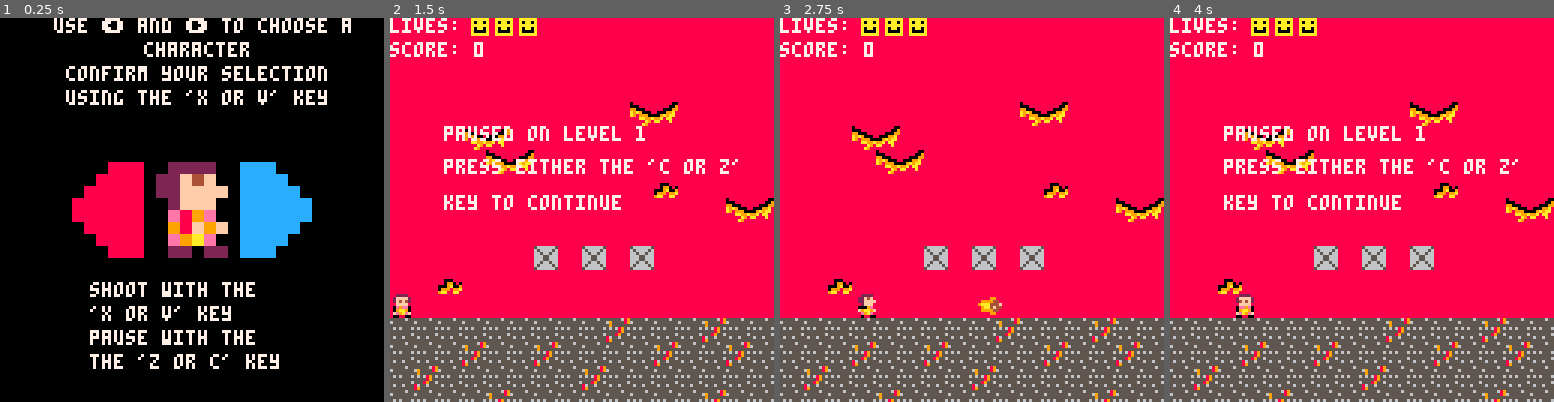
Above: before the commit, frames 1-4 (left to right).
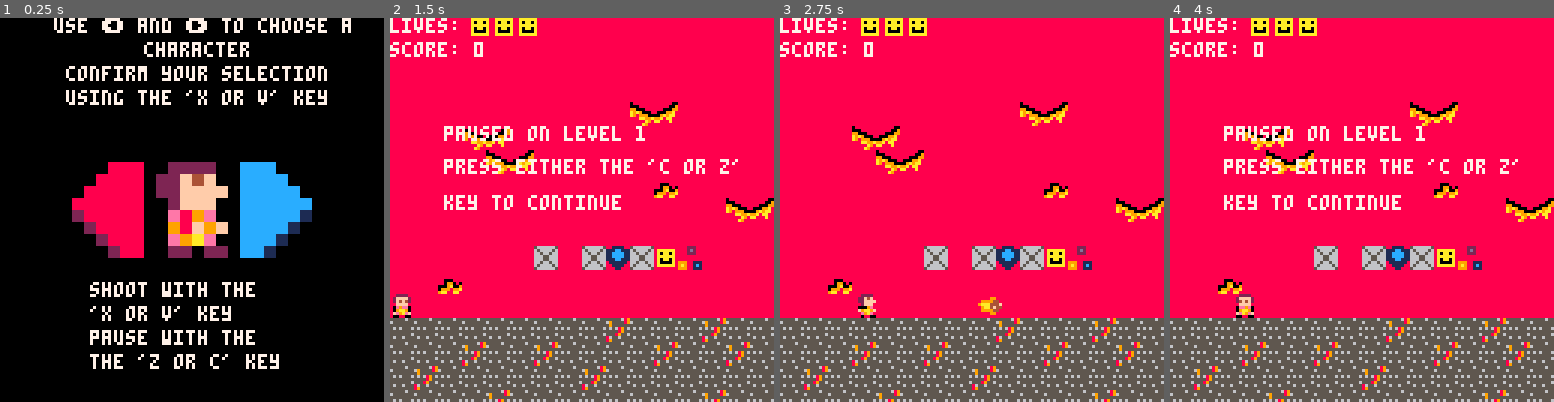
Above: after the commit, the same moments.

Repository: Chriswarkidd/Fall2018_GameDesign
Game: PICO-8 cartridge final.p8
Two runs of this game, one before a commit and one after it. Both use one fixed random seed, a clock stepped at 60 frames per second and the inputs below.
Inputs:
- Up to frame 1 (0.25 s): no input
- Up to frame 2 (1.5 s): tap X (X key) at 0.33, 1.07 s; tap O (Z key) at 0.7 s
- Up to frame 3 (2.75 s): hold Right 1.6-2.1 s; tap O (Z key) at 1.7, 2.1, 2.5 s; tap X (X key) at 1.85 s; hold Up 2.15-2.42 s; hold Right from 2.47 s (still down)
- Up to frame 4 (4 s): tap O (Z key) at 2.9, 3.3, 3.7 s; tap X (X key) at 2.97 s; release Right at 3.03 s; hold Left 3.08-3.58 s

The runs differ from the first frame. In frame 1, 0.8% of the frame differs, in the area x 18-82%, y 50-63%; in frame 2, 0.7%; in frame 3, 0.7%; in frame 4, 0.7%.

Commit message:
Update final.p8

Diff:
--- a/final.p8
+++ b/final.p8
@@ -73,7 +73,11 @@
 update_func = nil
 draw_func = nil
 input_delay = 0
-
+power_up_time = 5
+shield_on = false
+speed_on = false
+rapidfire_on = false
+anim_time = 0
 death_timer = 0
 
 function _update60()
@@ -239,7 +243,7 @@
             b.accel = 1.5
             end
 
-			if check_sprite_collision(player.x, player.y, player.sx, player.sy, player.w, player.h, b.x, b.y, b.sx, b.sy, b.w, b.h) then
+			if check_sprite_collision(player.x, player.y, player.sx, player.sy, player.w, player.h, b.x, b.y, b.sx, b.sy, b.w, b.h) and not shield_on then
 				music(-1, 200)
 				sfx(4)
 				reset()
@@ -320,6 +324,9 @@
 	death_timer = 30
     lives-=1
 	update_func = update_death
+    shield_on = false
+    speed_on = false
+    rapidfire_on = false
 end
 
 function update_boss_animation()
@@ -452,6 +459,30 @@
         player.x += dx
 	end
 
+
+    if(check_flag(player.x/8, player.y/8, 6)) then
+        anim_time =  time() + power_up_time
+        if(check_flag(player.x/8, player.y/8, 2) and check_flag(player.x/8, player.y/8, 4)) then     --Sheild
+            powerup_shield(anim_time)
+        elseif(check_flag(player.x/8, player.y/8, 2) and not check_flag(player.x/8, player.y/8, 4)) then -- health
+            powerup_health()
+        elseif(check_flag(player.x/8, player.y/8, 4) and not check_flag(player.x/8, player.y/8, 2)) then -- Speed
+            powerup_speed(anim_time)
+        elseif(check_flag(player.x/8, player.y/8, 5)) then --Rapid Fire
+            powerup_rapidfire(anim_time)
+        end
+    end
+
+    if shield_on then
+        powerup_shield(anim_time)
+    end
+    if speed_on then
+        powerup_speed(anim_time)
+    end
+    if rapidfire_on then
+        powerup_rapidfire(anim_time)
+    end
+
 	if btnp(4) then
         draw_func = draw_pause_screen
 		update_func = update_pause_screen
@@ -484,6 +515,43 @@
 		update_boss()
 		boss_ai()
 	end
+end
+
+--Power-ups
+function powerup_shield(anim_time)
+    if(time() < anim_time) then
+        shield_on = true
+    else
+        shield_on = false
+    end
+
+end
+
+function powerup_health()
+    if lives < 3 then
+        lives += 1
+    end
+end
+
+function powerup_speed(anim_time)
+    if(time() < anim_time) then
+        player.speed = 2
+        speed_on = true
+    else
+        player.speed = .7
+        speed_on = false
+    end
+end
+
+function powerup_rapidfire(anim_time)
+    if(time() < anim_time) then
+        if btn(5) then
+            shoot_projectile(player.x, player.y, player.flip_sprite_x)
+        end
+        rapidfire_on = true
+    else
+        rapidfire_on = false
+    end
 end
 
 function shoot_projectile(x, y, flp)
@@ -516,7 +584,7 @@
 			for b in all(bads) do
 				if b.show then
 					local collide = check_sprite_collision(p.x, p.y, p.sx, p.sy, p.w, p.h, b.x, b.y, b.sx, b.sy, b.w, b.h)
-					if collide then
+					if collide and not shield_on then
 						del(projectiles, p)
 						-- kill baddie
 						b.show = false
@@ -814,14 +882,14 @@
 b5666655b000055b00000000bbdc676bb6ddd76bbbddd7bbbcd77dcbb6ddd7bb0000000000000000000000000000000000000000000000000000000000000000
 b556555bbbbb00bb00000000bbddd7bbbbddd7bbbbddd7bbb6d77d6bbbddd7bb0000000000000000000000000000000000000000000000000000000000000000
 bb5555bbbbbbbbbb00000000bb11b11bbb1bb11bbb11b1bbb11bb11bbb1bb1bb0000000000000000000000000000000000000000000000000000000000000000
-bbbbb888cccbbbbb0000000000000000000000000000000000000000000000000000000000000000000000000000000000000000000000000000000000000000
-bbbb8888ccccbbbb0000000000000000000000000000000000000000000000000000000000000000000000000000000000000000000000000000000000000000
-bbb88888cccccbbb0000000000000000000000000000000000000000000000000000000000000000000000000000000000000000000000000000000000000000
-bb888888ccccccbb0000000000000000000000000000000000000000000000000000000000000000000000000000000000000000000000000000000000000000
-bb888888ccccccbb0000000000000000000000000000000000000000000000000000000000000000000000000000000000000000000000000000000000000000
-bbb88888cccccbbb0000000000000000000000000000000000000000000000000000000000000000000000000000000000000000000000000000000000000000
-bbbb8888ccccbbbb0000000000000000000000000000000000000000000000000000000000000000000000000000000000000000000000000000000000000000
-bbbbb888cccbbbbb0000000000000000000000000000000000000000000000000000000000000000000000000000000000000000000000000000000000000000
+bbbbb888cccbbbbbbb1111bbbbbbbbbbbbb222bbbbbbbbbb00000000000000000000000000000000000000000000000000000000000000000000000000000000
+bbbb8888ccccbbbb111cc111fbbbfbbbbbb2d2bbbaaaaaab00000000000000000000000000000000000000000000000000000000000000000000000000000000
+bbb88888cccccbbb11cccc11ffbbffbbbbb222bbba0aa0ab00000000000000000000000000000000000000000000000000000000000000000000000000000000
+bb888888ccccccbb11cccc11fffbfffbbbbbbbbbbaaaaaab00000000000000000000000000000000000000000000000000000000000000000000000000000000
+bb288888ccccc1bb111cc111ffebffebbbbbbbbbba0aa0ab00000000000000000000000000000000000000000000000000000000000000000000000000000000
+bbb28888cccc1bbbb111111bfebbfebb999bb111ba0000ab00000000000000000000000000000000000000000000000000000000000000000000000000000000
+bbbb2888ccc1bbbbbb1111bbebbbebbb9a9bb1c1baaaaaab00000000000000000000000000000000000000000000000000000000000000000000000000000000
+bbbbb288cc1bbbbbbbb11bbbbbbbbbbb999bb111bbbbbbbb00000000000000000000000000000000000000000000000000000000000000000000000000000000
 00000000000000000000000000000000000000000000000000000000000000000000000000000000000000000000000000000000000000000000000000000000
 00000000000000000000000000000000000000000000000000000000000000000000000000000000000000000000000000000000000000000000000000000000
 00000000000000000000000000000000000000000000000000000000000000000000000000000000000000000000000000000000000000000000000000000000
@@ -838,14 +906,14 @@
 88888888665665665555555655589556ba9999aa556556555565565555655655888aa99a0009a00999a8aa88bbbb5955955abbbbbbbb5955955abbbb00000000
 88888888656666565655655586556555bba999ab56555565565555655655556588888a980999899aaa888a88b4594a55584aa95bb4594a55584aa95b00000000
 88888888566666655555555589555555bba99abb6555555665555556000000008888a9889aa88aa888888888b5894995555a9859b5894995555a985900000000
-000000000000000000000000000000000000000000000000000000000000000000000000000000000000000055abbb58a955554955abbb58a955554900000000
-00000000000000000000000000000000000000000000000000000000000000000000000000000000000000005555bb555abbb94b5555bb555abbb94b00000000
-0000000000000000000000000000000000000000000000000000000000000000000000000000000000000000b45bbb5a9555bbbbb45bbb5a9555bbbb00000000
-0000000000000000000000000000000000000000000000000000000000000000000000000000000000000000bbbb555a5485bbbbbbbb555a5485bbbb00000000
-0000000000000000000000000000000000000000000000000000000000000000000000000000000000000000bbbb58845485bbbbbbbb58845485bbbb00000000
-0000000000000000000000000000000000000000000000000000000000000000000000000000000000000000bbbb9a4bb599bbbbbbbb9a4bb599bbbb00000000
-0000000000000000000000000000000000000000000000000000000000000000000000000000000000000000bbb588bbb589a5bbbbb588bbb589a5bb00000000
-0000000000000000000000000000000000000000000000000000000000000000000000000000000000000000bb4484bbbb4555bbbb4484bbbb4555bb00000000
+000000000000000000000000000000000000000000000000000000000000000008888888888888888888880055abbb58a955554955abbb58a955554900000000
+00000000000000000000000000000000000000000000000000000000000000000008888888888888888880095555bb555abbb94b5555bb555abbb94b00000000
+0000000000000000000000000000000000000000000000000000000000000000990008888888888888800099b45bbb5a9555bbbbb45bbb5a9555bbbb00000000
+0000000000000000000000000000000000000000000000000000000000000000a9aa00088800088880009999bbbb555a5485bbbbbbbb555a5485bbbb00000000
+0000000000000000000000000000000000000000000000000000000000000000a98a990088099080009a99a9bbbb58845485bbbbbbbb58845485bbbb00000000
+0000000000000000000000000000000000000000000000000000000000000000a98a999a0009a009999a9aaabbbb9a4bb599bbbbbbbb9a4bb599bbbb00000000
+0000000000000000000000000000000000000000000000000000000000000000a8888a9a0999a999aa98aaa8bbb588bbb589a5bbbbb588bbb589a5bb00000000
+0000000000000000000000000000000000000000000000000000000000000000888888a999aa89aa8a888a88bb4484bbbb4555bbbb4484bbbb4555bb00000000
 00000000000000000000000000000000000000000000000000000000000000000000000000000000000000000000000000000000000000000000000000000000
 00000000000000000000000000000000000000000000000000000000000000000000000000000000000000000000000000000000000000000000000000000000
 00000000000000000000000000000000000000000000000000000000000000000000000000000000000000000000000000000000000000000000000000000000
@@ -905,7 +973,7 @@
 24242424342424242424242424444444242424242424242424242424242424243424444444444444444444444424242434242424242424242424242424242424
 34242424242424242424242424242424242424242424244444242424342424242424242424242424342434242424242424242424242424242424243424242424
 __gff__
-0000000000000000000000000000000080000000000000000000000000000000000000000000000000000000000000000000000000000000000000000000000000010101000909090000000200000000000000000000000000000000000000000000000000000000000000000000000000000000000000000000000000000000
+0000000000000000000000000000000080000000000000000000000000000000000054506044000000000000000000000000000000000000000000000000000000010101000909090000000200000000000000000000000000000000000000000000000000000000000000000000000000000000000000000000000000000000
 0000000000000000000000000000000000000000000000000000000000000000000000000000000000000000000000000000000000000000000000000000000000000000000000000000000000000000000000000000000000000000000000000000000000000000000000000000000000000000000000000000000000000000
 __map__
 4040404040404040404040404040404040404040404040404040404040404040404040404040404040404040404040404040404040404040404040404040404040404040404040404040404040404040404040404040404040404040404040404040404040404040404040404040404040404040404040404040404040404040
@@ -915,9 +983,9 @@
 40404040404040404040404940404040404040404040484a404040404040404040484a4040404040404040404040404040484a4040404040404040404040404040404040404040404040404040404040484a40404040404040404040404040404040404040404040404040404040404040404040404040404040404040404040
 4040404040404040404040404040484a404040404040404040404040494040404040404040404940404040404040404040404040404040404040404040404040404040404040404040404040404040404040404040404040404040404040404040404040404040404141414040404040484a4040404040404040404040404040
 4040404040404040404040404040404040404040404040404040404040404040404040401040404040404040404040104010401040404040404040484a40404040494040404040404040401040404040404940404040404040404040404040401040404040104040404040404040404040404040404040404040404040404545
-4040404040404140414041404040404041404040494040404040404040404140404040404140404040404040404040414041404140404040404040404040404040404040404010404040404141414040404040404040404040404040414041404140404040414141404040404040404040404040404040414040494040404545
+4040404040404140412241252440404041404040494040404040404040404140404040404140404040404040404040414041404140404040404040404040404040404040404010404040404141414040404040404040404040404040414041404140404040414141404040404040404040404040404040414040494040404545
 4040494040404040404040404040404040404040404040404040404040414140404040404040404040404040404040404040404040404040404040404040404040404041404041404040404040404040404040404040404040404040404040404040404040404040404040404040404040404040404041414040404040404546
-4040404040404040404040404040404040404010404040404040404041414140404040404040444040404040404440404040404040444440404010404040404040404141404041414040404040404040444040404040404040404440404040404040404410404040404040404044404040404040404141414040404040104747
+4040404040404040404040404040404040404010402340404040404041414140404040404040444040404040404440404040404040444440404010404040404040404141404041414040404040404040444040404040404040404440404040404040404410404040404040404044404040404040404141414040404040104747
 4242424242424242424342424243424242424242424342404042424243424242424243424242424342404042424342424242424242434242424242404042434242424242434242424242424342424242434242424040434242424243424242424243424242434242424243424242434242424040424342424243424242424242
 4242424342424342424242434242434243424243424242404043424242424342424242424243424242404043424242424342424243424243424342404042424242434242424243424242424242434242424342424040424243424242424243424342424242424243424242424242434242434040424242434242424242434242
 4243424242424242434242424242424242424242424342444442424342424242434242434342424242444442424342424242424242424342434242444442424342424242424242424243424242424342424243424444424242424242434242424242424342424242424243424242424242424444424242424242434242424242
